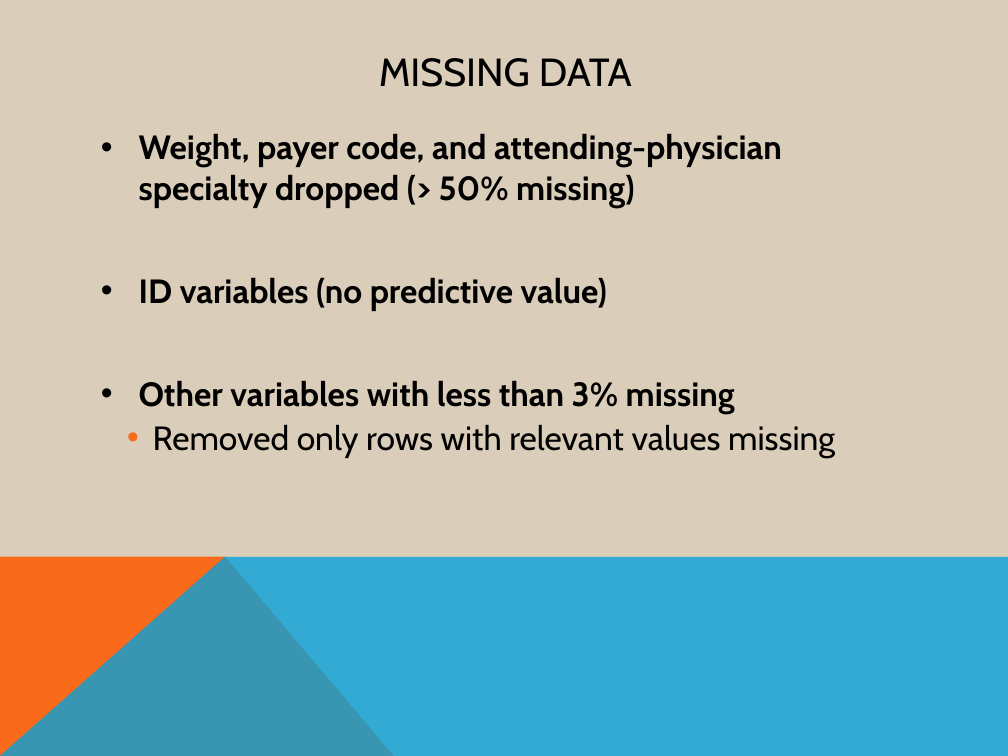
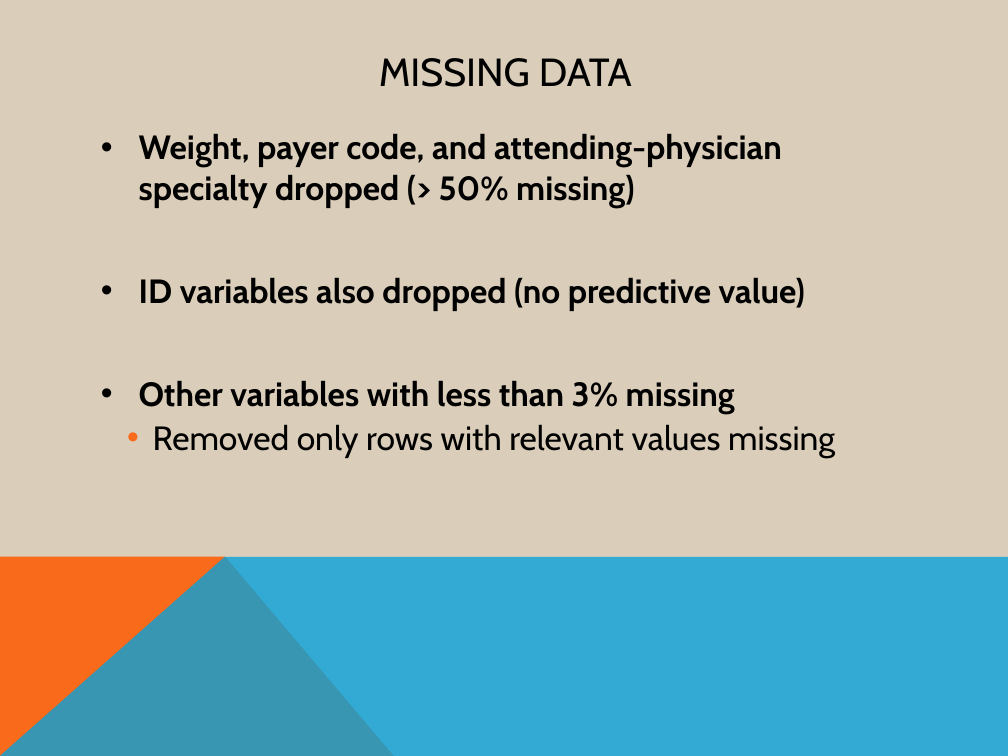
Before and after one commit to AOlden/sb-projects, a slide deck: slide 4 of diabetes_readmission/CP1_deck.pptx. Drawn at 1008x756 pixels with LibreOffice and Linux fonts; fonts in the diff are those of the drawing. Boxes give left, top, right and bottom in pixels: in the first picture for what was removed or moved away, otherwise in the second. Text is boxed around its words. In the diff, an @@ line names an element or a change of style, - is before the commit and + after.

```diff
--- a/diabetes_readmission/CP1_deck.pptx
+++ b/diabetes_readmission/CP1_deck.pptx
@@ text at (x1=139, y1=277, x2=805, y2=311): text changed @@
-• ID variables (no predictive value)
+• ID variables also dropped (no predictive value)
```
Also in this commit, not shown: 9 other slides changed.
